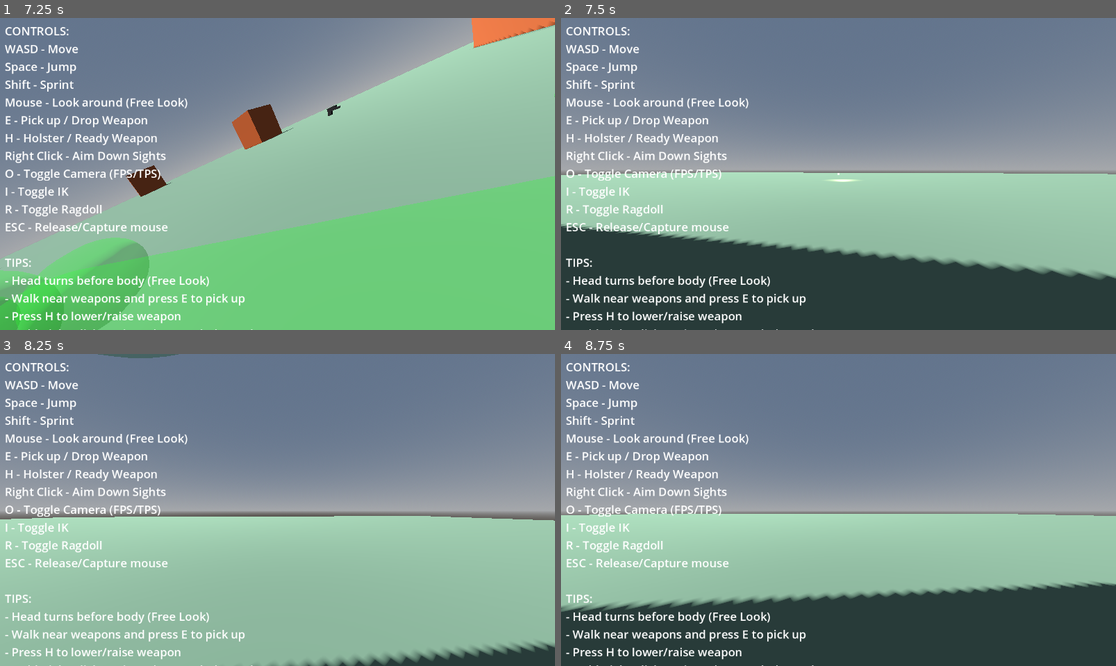
Above: before the commit, frames 1-4 (two rows, left to right).
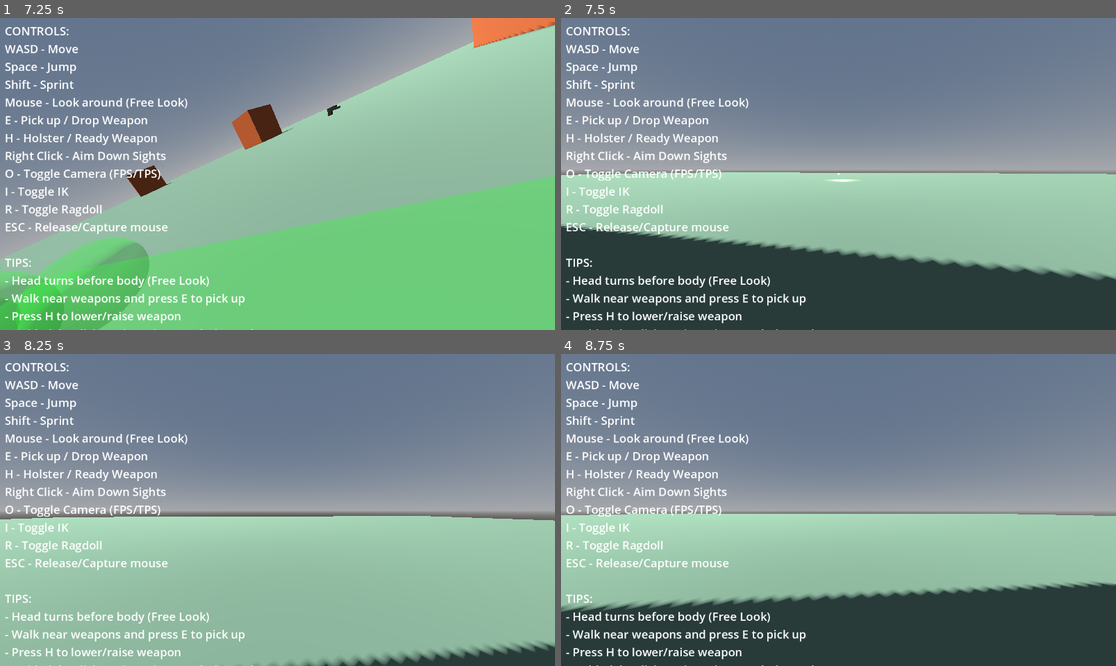
Above: after the commit, the same moments.

Repository: lmf-git/fpsikanimragdoll
Game: Godot game, scene res://world.tscn
The game is run twice, just before and just after one commit, with the same random seed, the same clock (stepped at 60 frames per second) and the same inputs.
Inputs (mouse positions are in pixels of both pictures, inside the frame that each line leads up to):
- Up to frame 1 (7.25 s): tap Enter at 0.5 s; move the mouse to (305, 174) at 0.52 s; hold Shift (sprint) 0.53-1.28 s; hold W (move_forward) 0.53-5.78 s; click (305, 174) at 0.67 s; tap Space (jump) at 0.77, 1.52, 3.02, 3.77, 4.52, 6.02, 6.77 s; move the mouse to (249, 174) at 1.27 s; tap O (toggle_camera) at 1.35, 5.85 s; move the mouse to (288, 167) at 2.02 s; hold I (toggle_ik) 2.03-2.78 s; move the mouse to (271, 180) at 2.77 s; tap R (toggle_ragdoll) at 2.85 s; click (271, 180) at 2.92 s; move the mouse to (316, 177) at 3.52 s; tap E at 3.6 s; move the mouse to (233, 170) at 4.27 s; tap H at 4.35 s; move the mouse to (283, 174) at 5.02 s; hold Shift (sprint) 5.03-5.78 s; click (283, 174) at 5.17 s; move the mouse to (255, 167) at 5.77 s; hold D (move_right) 5.78-6.53 s; move the mouse to (305, 174) at 6.52 s; hold W (move_forward) from 6.53 s (still down); hold I (toggle_ik) from 6.53 s (still down)
- Up to frame 2 (7.5 s): keep holding W (move_forward); move the mouse to (810, 174) at 7.27 s; release I (toggle_ik) at 7.28 s; tap R (toggle_ragdoll) at 7.35 s; click (810, 174) at 7.42 s
- Up to frame 3 (8.25 s): keep holding W (move_forward); tap Space (jump) at 7.52 s; move the mouse to (288, 503) at 8.02 s; tap E at 8.1 s
- Up to frame 4 (8.75 s): keep holding W (move_forward)

Frame 1 is identical in both runs. In frame 2, 0.2% of the frame differs, in the area x 0-100%, y 49-84%; in frame 3, 0.1%; in frame 4, less than 0.1%.

Commit message:
Fix head/neck position by resetting to rest pose before rotation
Fixed head position issue when weapon equipped by resetting neck and
head bones to rest pose before applying head rotation. This prevents
accumulation and conflicts with spine aiming rotations from Chest/Spine
bones. Without this reset, previous spine rotations would compound with
head rotations, causing displacement.

Diff:
--- a/character_controller.gd
+++ b/character_controller.gd
@@ -1064,6 +1064,16 @@
 		deg_to_rad(-max_head_rotation_y),
 		deg_to_rad(max_head_rotation_y))
 
+	# When weapon is equipped, reset to rest pose first to avoid accumulation with spine aiming
+	if equipped_weapon:
+		# Reset neck and head to rest pose before applying head rotation
+		if neck_bone_id >= 0:
+			var rest_pose = skeleton.get_bone_rest(neck_bone_id)
+			skeleton.set_bone_pose_rotation(neck_bone_id, rest_pose.basis.get_rotation_quaternion())
+		if head_bone_id >= 0:
+			var rest_pose = skeleton.get_bone_rest(head_bone_id)
+			skeleton.set_bone_pose_rotation(head_bone_id, rest_pose.basis.get_rotation_quaternion())
+
 	# Apply rotation to neck (contributes to yaw and some pitch)
 	if neck_bone_id >= 0:
 		var neck_pose = skeleton.get_bone_pose(neck_bone_id)
@@ -2180,8 +2190,7 @@
 			if right_foot_ik:
 				right_foot_ik.stop()
 
-	# STEP 3: Apply head rotation BEFORE spine aiming to avoid conflicts
-	# Head rotation must happen first since spine aiming rotates upper_chest (parent of neck)
+	# STEP 3: Apply head rotation BEFORE spine aiming
 	if head_look_enabled and skeleton and head_bone_id >= 0:
 		_update_head_look(get_process_delta_time())
 
